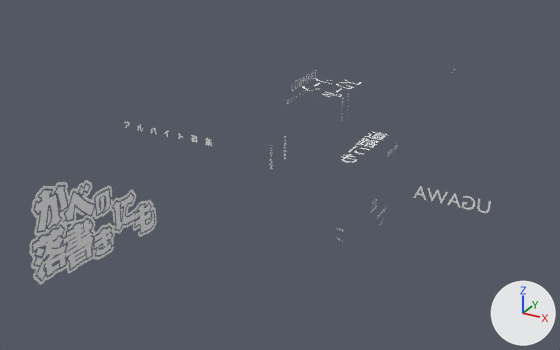
Two versions of the glTF model docs/models/HomeWord.gltf, one commit apart.
Before and after are seen from a 50 mm lens placed at (10.8, -0.8, 12.3), pointed at (-2.3, 23.0, 0.4). The lights are fixed; the arrows at lower right show +X, +Y and +Z. Where no turn or scale is listed for an object, it has been applied to the vertices. Vertices at the same position are counted once.

Objects in the first picture: 'テキスト.003', 'テキスト.005', 'テキスト.006', 'テキスト.012', 'テキスト.013', 'テキスト.017', '落書き枠'.
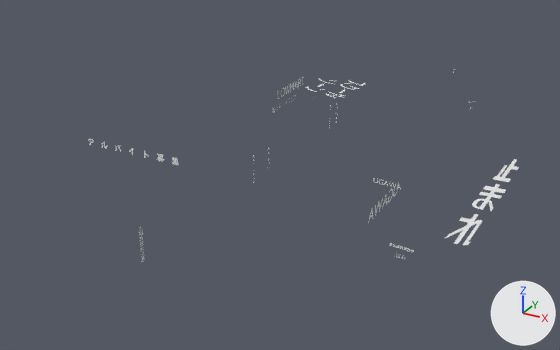
What differs and where, as boxes (x1, y1, x2, y2) in the pictures (560 x 350 px; the box of a moved part takes in the faces that stretch with it):
'落書き枠', deleted
    before: (29, 180, 157, 285)
'止まれ.001', added
    after: (446, 159, 519, 245)
'テキスト.013', moved, turned
    before: (413, 186, 491, 213)
    after: (368, 182, 399, 223)
'テキスト.006', moved
    before: (124, 122, 212, 146)
    after: (88, 139, 179, 166)
'テキスト.003', reshaped, moved, turned, rescaled (not visible afterwards)
    before: (341, 131, 389, 162)
'テキスト.017', moved
    before: (302, 78, 362, 97)
    after: (306, 79, 366, 98)
'テキスト.005', moved
    before: (292, 70, 316, 91)
    after: (278, 77, 303, 99)
'テキスト.011', moved, turned
    before: (388, 145, 398, 155)
    after: (374, 178, 401, 190)
'テキスト.012', moved, turned
    before: (377, 207, 386, 216)
    after: (389, 243, 414, 253)
part 1 of me_テキスト_003, deleted
    before: (341, 154, 357, 162)
part 2 of me_テキスト_003, moved or reshaped (not visible afterwards)
    before: (357, 132, 389, 148)

The change, as a diff of the scene's bpy script:
```diff
--- a/docs/models/HomeWord.gltf.py
+++ b/docs/models/HomeWord.gltf.py
@@ me_テキスト_003 @@
 # used by ob_テキスト_003; location = (-1.57, 29.34, 0.0)
-me_テキスト_003.from_pydata(...)  # 1632 vertices, 1628 faces; spans x 0.04..0.96, y -3.04..0.83, z 0.0
+me_テキスト_003.from_pydata(...)  # 3138 vertices, 3124 faces; spans x 0.08..0.66, y -4.03..0.57, z -0.08..-0.01
+# me_テキスト_003 part 1: the loose piece of 307 vertices spanning x 0.11..0.88, y -3.04..-2.19, z 0.0 is deleted
+# me_テキスト_003 part 2: 921 vertices removed from x 0.04..0.96, y -1.07..0.83, z 0.0; 1189 vertices added at x 0.1..0.64, y -0.97..0.57, z -0.05..-0.01
@@ me_平面_010 @@
+me_平面_010.from_pydata(...)  # 99 vertices, 97 faces; spans x -0.44..0.41, y -7.09..1.25, z -0.01..0.0
@@ ob_落書き枠 @@
-ob_落書き枠 = bpy.data.objects.new('落書き枠', me_落書き枠)
-ob_落書き枠.location = (-2.82, 13.55, 2.74)
@@ ob_テキスト_003 @@
 ob_テキスト_003 = bpy.data.objects.new('テキスト.003', me_テキスト_003)
-ob_テキスト_003.location = (-1.57, 29.34, 0.0)
+ob_テキスト_003.location = (-2.59, 22.51, 1.55)
+ob_テキスト_003.rotation_euler = (1.571, 0.0, 0.0)  # degrees (90, 0, 0)
+ob_テキスト_003.scale = (0.193, 0.193, 0.193)
@@ ob_テキスト_005 @@
 ob_テキスト_005 = bpy.data.objects.new('テキスト.005', me_テキスト_005)
-ob_テキスト_005.location = (-3.04, 25.27, 2.97)
+ob_テキスト_005.location = (-3.04, 24.13, 2.97)
@@ ob_テキスト_006 @@
 ob_テキスト_006 = bpy.data.objects.new('テキスト.006', me_テキスト_007)
-ob_テキスト_006.location = (-9.04, 22.16, 1.42)
+ob_テキスト_006.location = (-9.04, 19.99, 1.42)
@@ ob_テキスト_017 @@
 ob_テキスト_017 = bpy.data.objects.new('テキスト.017', me_テキスト_015)
-ob_テキスト_017.location = (-5.94, 37.02, 0.0)
+ob_テキスト_017.location = (-5.7, 37.02, 0.0)
@@ ob_テキスト_011 @@
 ob_テキスト_011 = bpy.data.objects.new('テキスト.011', me_テキスト_011)
-ob_テキスト_011.location = (2.62, 22.15, 2.75)
-ob_テキスト_011.rotation_euler = (1.571, 0.0, -1.571)  # degrees (90, 0, -90)
+ob_テキスト_011.location = (2.92, 19.31, 2.69)
+ob_テキスト_011.rotation_euler = (1.571, 0.0627, 0.0)  # degrees (90, 3.6, 0)
 ob_テキスト_011.scale = (0.236, 0.236, 0.236)
@@ ob_テキスト_012 @@
 ob_テキスト_012 = bpy.data.objects.new('テキスト.012', me_テキスト_012)
-ob_テキスト_012.location = (2.62, 21.4, 0.81)
-ob_テキスト_012.rotation_euler = (1.571, 0.0, -1.571)  # degrees (90, 0, -90)
+ob_テキスト_012.location = (3.55, 19.31, 0.71)
+ob_テキスト_012.rotation_euler = (1.571, 0.0627, 0.0)  # degrees (90, 3.6, 0)
 ob_テキスト_012.scale = (0.169, 0.169, 0.169)
@@ ob_テキスト_013 @@
 ob_テキスト_013 = bpy.data.objects.new('テキスト.013', me_テキスト_004)
-ob_テキスト_013.location = (5.85, 22.38, 0.97)
-ob_テキスト_013.rotation_euler = (1.571, 0.0, -3.142)  # degrees (90, 0, -180)
+ob_テキスト_013.location = (2.59, 22.54, 0.93)
+ob_テキスト_013.rotation_euler = (1.508, 0.0, -1.571)  # degrees (86, 0, -90)
 ob_テキスト_013.scale = (0.69, 0.69, 0.69)
@@ ob_止まれ_001 @@
+ob_止まれ_001 = bpy.data.objects.new('止まれ.001', me_平面_010)
+ob_止まれ_001.location = (4.93, 29.05, -0.16)
```
